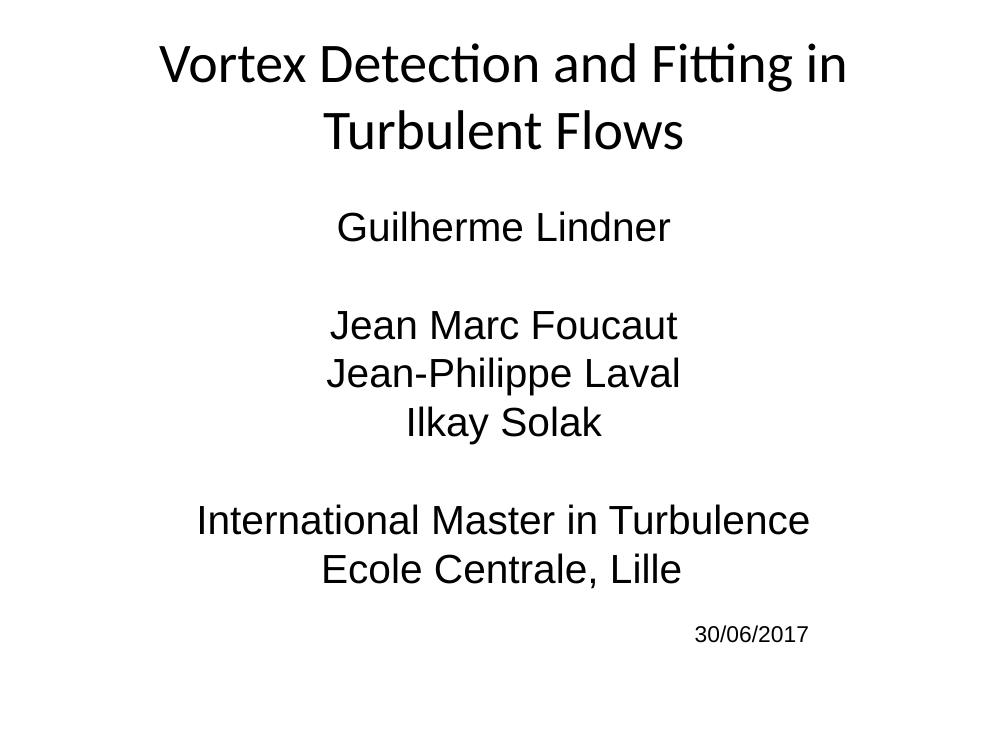
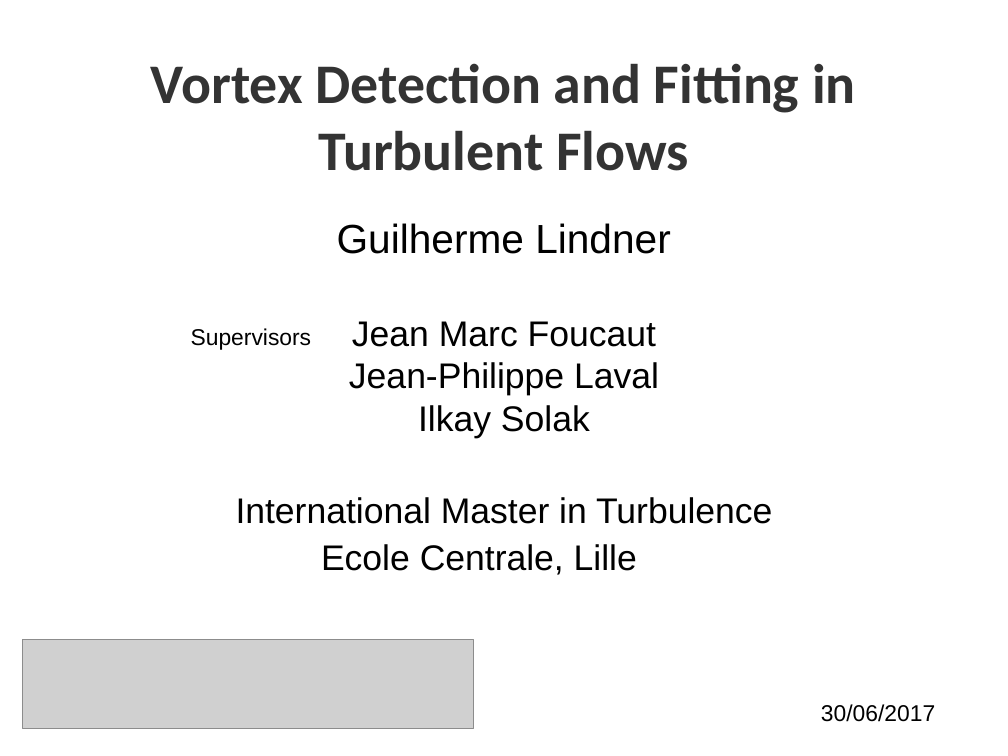
Before and after one commit to guilindner/VortexFitting, a slide deck: slide 1 of docs/report/presentation/presentation.odp. Drawn at 1008x756 pixels with LibreOffice and Linux fonts; fonts in the diff are those of the drawing; grey boxes stand for pictures. Boxes give left, top, right and bottom in pixels: in the first picture for what was removed or moved away, otherwise in the second. Text is boxed around its words. In the diff, an @@ line names an element or a change of style, - is before the commit and + after.

```diff
--- a/docs/report/presentation/presentation.odp
+++ b/docs/report/presentation/presentation.odp
@@ title "Vortex Detection and Fitting in ...": place and size @@
-title "Vortex Detection and Fitting in ..." at bbox=[159, 43, 848, 150]
+title "Vortex Detection and Fitting in ..." at bbox=[151, 63, 856, 171]
@@ title "Vortex Detection and Fitting in ..." at bbox=[151, 63, 856, 171]: text colour #000000 to #333333, bold on @@
@@ text added at bbox=[191, 328, 312, 350], 18 pt, text #000000 @@
+Supervisors
@@ subtitle at bbox=[236, 321, 772, 575]: size 32 to 28 pt in "Jean Marc Foucaut", "Jean-Philippe Laval", "Ilkay Solak", "International Master in Turbulence" and 1 more places @@
@@ picture added at bbox=[23, 640, 474, 729] @@
@@ text "30/06/2017": place and size @@
-text "30/06/2017" at bbox=[695, 625, 809, 643]
+text "30/06/2017" at bbox=[821, 704, 935, 722]
```
Also in this commit, not shown: 25 other slides changed, 1 other file.
